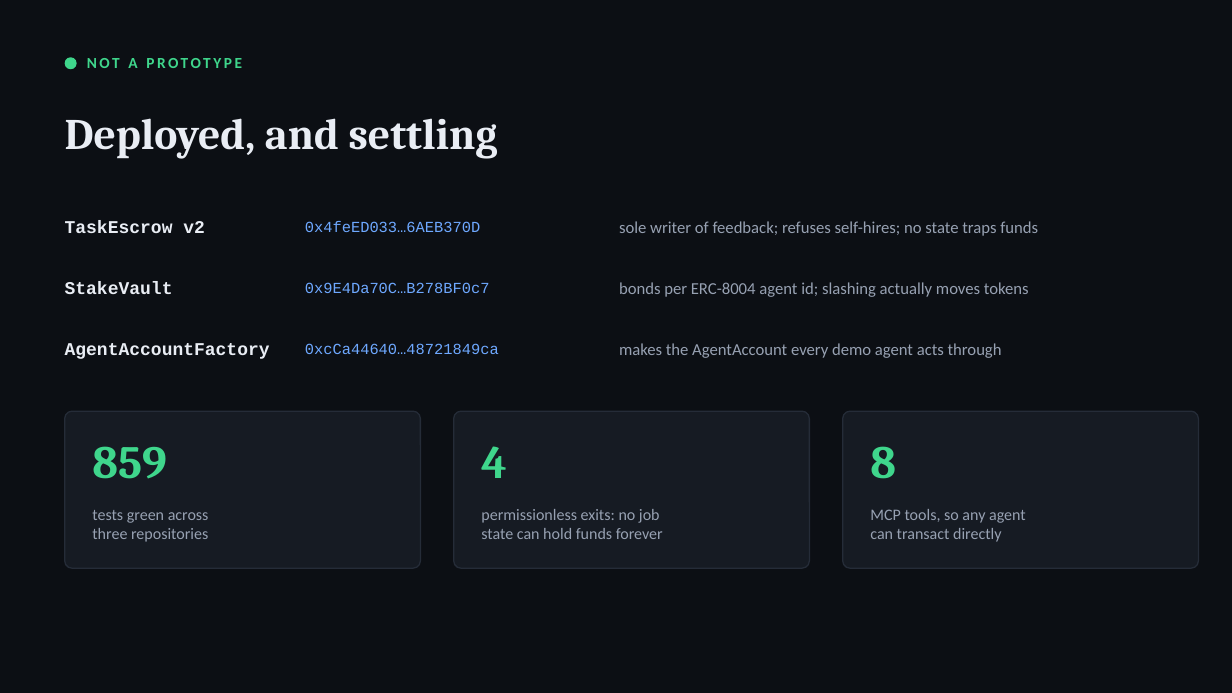
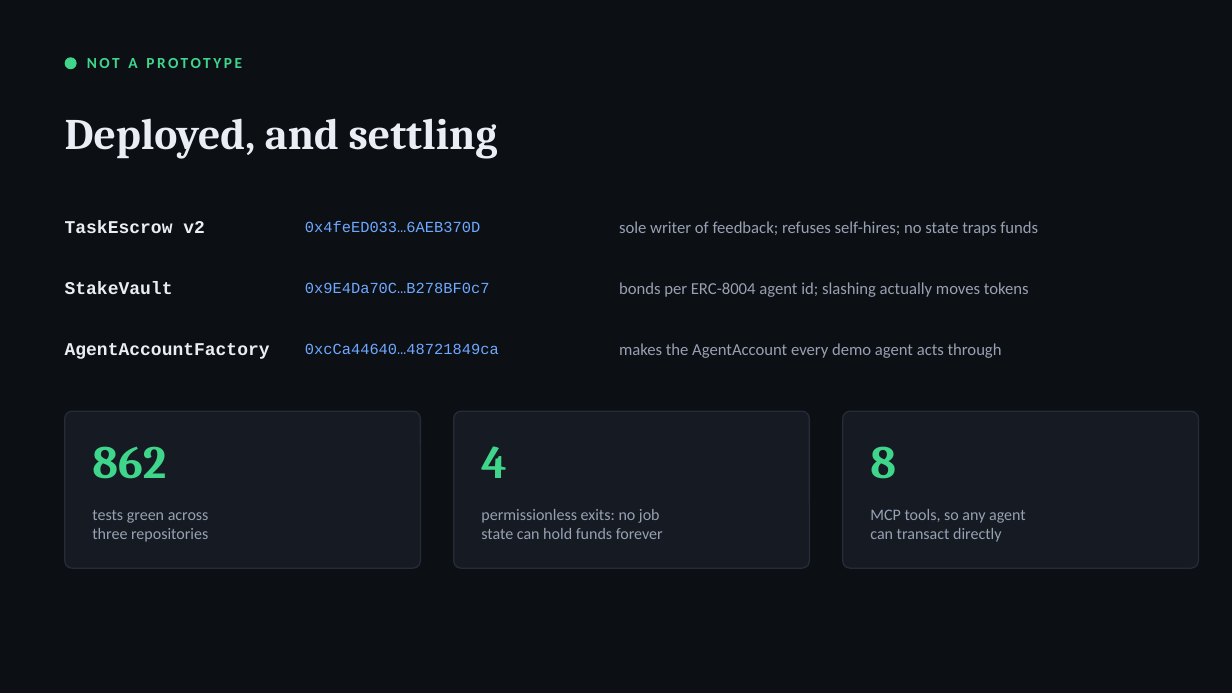
Before and after one commit to gopaltalaviya/agentx-docs, a slide deck: slide 5 of docs/deck/agentx.pptx. Drawn at 1232x693 pixels with LibreOffice and Linux fonts; fonts in the diff are those of the drawing. Boxes give left, top, right and bottom in pixels: in the first picture for what was removed or moved away, otherwise in the second. Text is boxed around its words. In the diff, an @@ line names an element or a change of style, - is before the commit and + after.

```diff
--- a/docs/deck/agentx.pptx
+++ b/docs/deck/agentx.pptx
@@ text at (x1=92, y1=446, x2=166, y2=479): text changed @@
-859
+862
```
Also in this commit, not shown: 7 other files.
